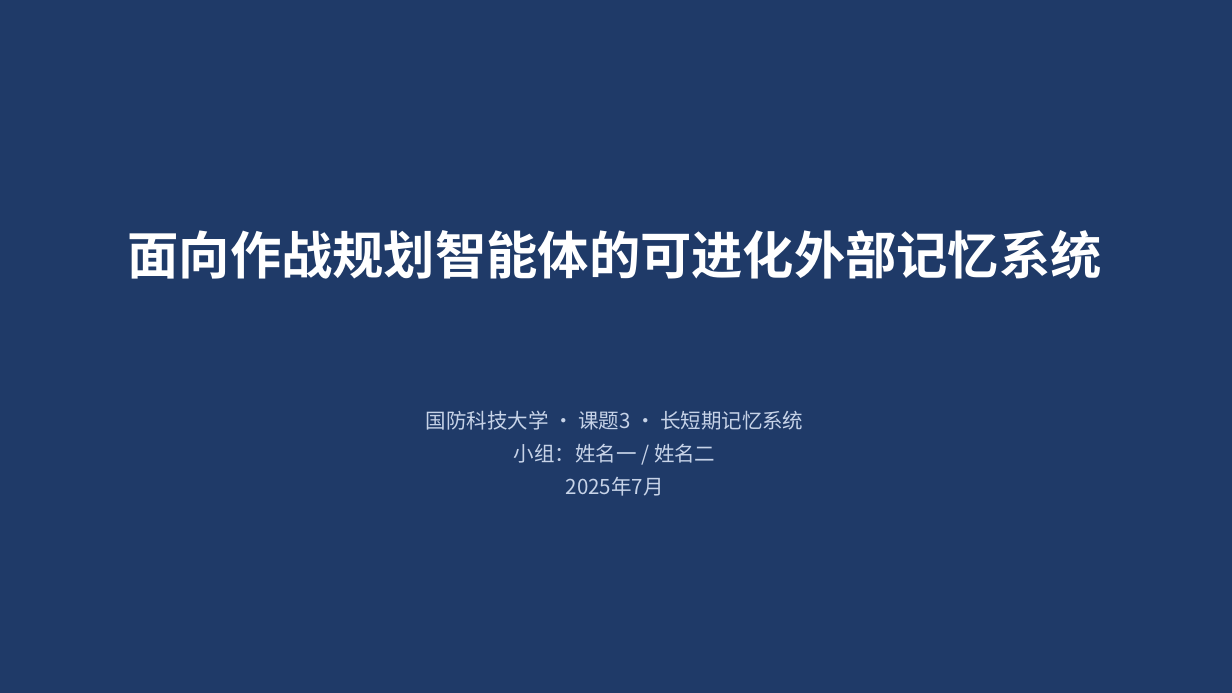
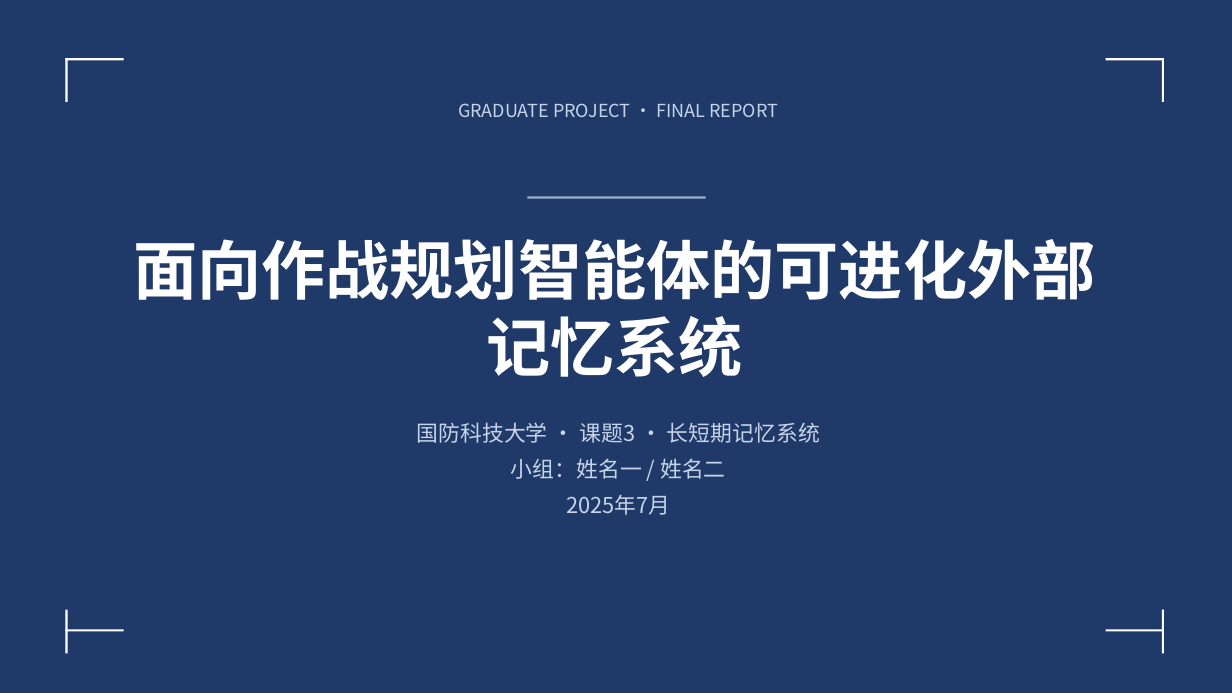
Before and after one commit to Outer-nebula-observer/yz-03, a slide deck: slide 1 of 汇报PPT/最终汇报成果.pptx. Drawn at 1232x693 pixels with LibreOffice and Linux fonts; fonts in the diff are those of the drawing. Boxes give left, top, right and bottom in pixels: in the first picture for what was removed or moved away, otherwise in the second. Text is boxed around its words. In the diff, an @@ line names an element or a change of style, - is before the commit and + after.

Commit message:
docs: 最终汇报 PPT 整体美化——标题强化/封面章节设计感/卡片式排版/配图占位增强
- 封面：大标题50pt+英文标签+四角细线装饰+分隔线
- 章节扉页：120pt大序号+右侧装饰圆+横线+大标题50pt
- 目录：5个圆角卡片+编号方块
- 内容页：标题强化（40pt+左侧竖条），要点改为圆角卡片+编号/左侧色条
- 6条以上页面自动压缩卡片高度，避免超页
- 课题背景页增加右侧七步闭环图占位；总体思路页改为2×2卡片
- 代码页：深蓝标题条“代码/伪代码”+浅灰代码块
- 每页页码与页脚保留；28页备注/讲稿同步导出
- 重新生成：汇报PPT/最终汇报成果.pptx + PPT内容设计.md
- 校验：28页有备注、无zip重复、无模板占位

```diff
--- a/汇报PPT/最终汇报成果.pptx
+++ b/汇报PPT/最终汇报成果.pptx
@@ rectangle added at <box>66,58,124,60</box>, fill #FFFFFF @@
@@ rectangle added at <box>66,58,67,102</box>, fill #FFFFFF @@
@@ rectangle added at <box>1106,58,1165,60</box>, fill #FFFFFF @@
@@ rectangle added at <box>1162,58,1164,102</box>, fill #FFFFFF @@
@@ text added at <box>458,103,779,117</box>, 14 pt, text #C7D3E8 @@
+GRADUATE PROJECT · FINAL REPORT
@@ rectangle added at <box>528,197,706,199</box>, fill #9AB0D0 @@
@@ text "面向作战规划智能体的可进化外部记忆系统": place and size @@
-text "面向作战规划智能体的可进化外部记忆系统" at <box>128,230,1102,279</box>
+text "面向作战规划智能体的可进化外部记忆系统" at <box>133,239,1095,377</box>
@@ text "面向作战规划智能体的可进化外部记忆系统" at <box>133,239,1095,377</box>: size 40 to 50 pt @@
@@ text "国防科技大学 · 课题3 · 长短期记忆系统": place and size @@
-text "国防科技大学 · 课题3 · 长短期记忆系统" at <box>426,410,803,430</box>
+text "国防科技大学 · 课题3 · 长短期记忆系统" at <box>417,422,820,443</box>
@@ text "小组：姓名一 / 姓名二": place and size @@
-text "小组：姓名一 / 姓名二" at <box>514,444,715,463</box>
+text "小组：姓名一 / 姓名二" at <box>511,458,726,479</box>
@@ size 16 to 17 pt in 3 elements at <box>417,422,820,443</box>, <box>511,458,726,479</box>, <box>566,494,670,515</box> @@
@@ text "2025年7月": place and size @@
-text "2025年7月" at <box>566,477,664,496</box>
+text "2025年7月" at <box>566,494,670,515</box>
@@ rectangle added at <box>66,629,124,631</box>, fill #FFFFFF @@
@@ rectangle added at <box>66,610,67,653</box>, fill #FFFFFF @@
@@ rectangle added at <box>1106,629,1165,631</box>, fill #FFFFFF @@
@@ rectangle added at <box>1162,610,1164,653</box>, fill #FFFFFF @@
```
Also in this commit, not shown: 27 other slides changed, 2 other files.
